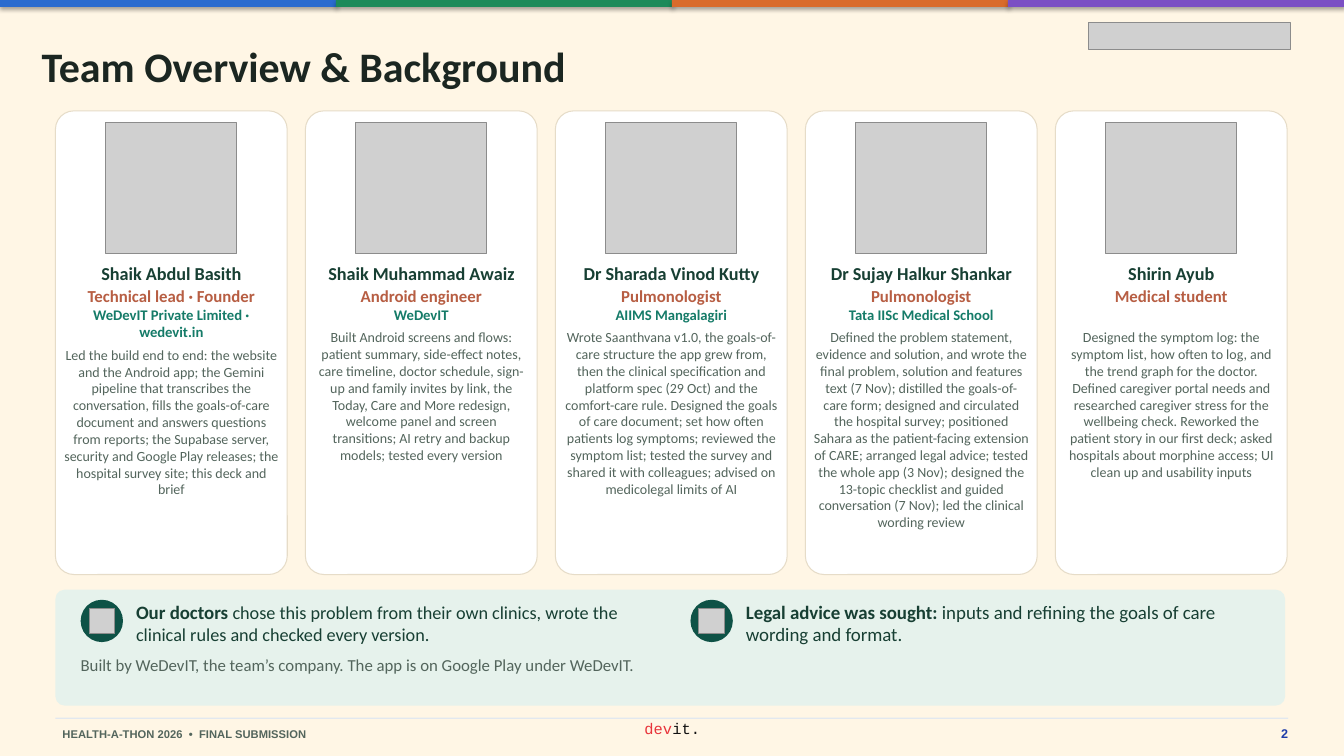
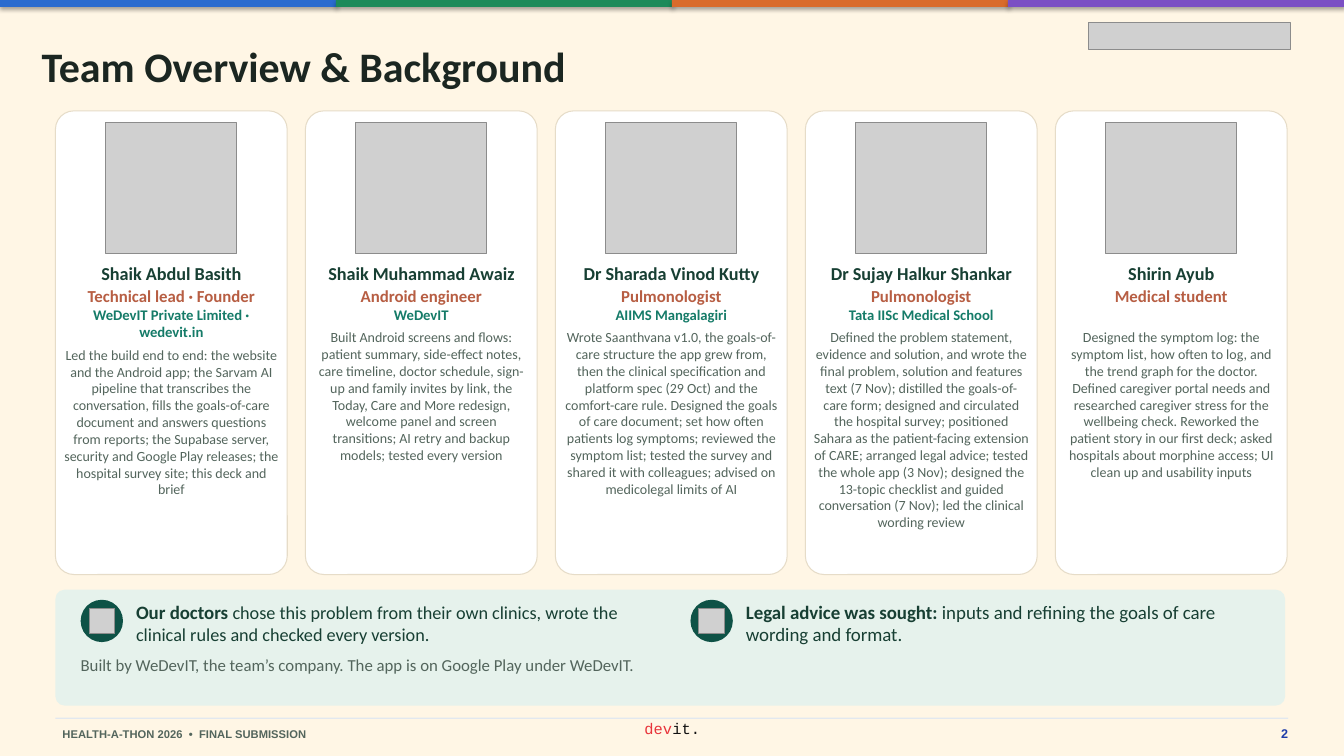
Before and after one commit to basithladdu/healthathon, a slide deck: slide 2 of output/final-submission/Sahara-Final-Presentation.pptx. Drawn at 1344x756 pixels with LibreOffice and Linux fonts; fonts in the diff are those of the drawing; grey boxes stand for pictures. Boxes give left, top, right and bottom in pixels: in the first picture for what was removed or moved away, otherwise in the second. Text is boxed around its words. In the diff, an @@ line names an element or a change of style, - is before the commit and + after.

```diff
--- a/output/final-submission/Sahara-Final-Presentation.pptx
+++ b/output/final-submission/Sahara-Final-Presentation.pptx
@@ text at [64,350,278,494]: text changed @@
-Led the build end to end: the website and the Android app; the Gemini pipeline that transcribes the conversation, fills the goals-of-care document and answers questions from reports; the Supabase server, security and Google Play releases; the hospital survey site; this deck and brief
+Led the build end to end: the website and the Android app; the Sarvam AI pipeline that transcribes the conversation, fills the goals-of-care document and answers questions from reports; the Supabase server, security and Google Play releases; the hospital survey site; this deck and brief
```
Also in this commit, not shown: 4 other slides changed, 7 other files.
